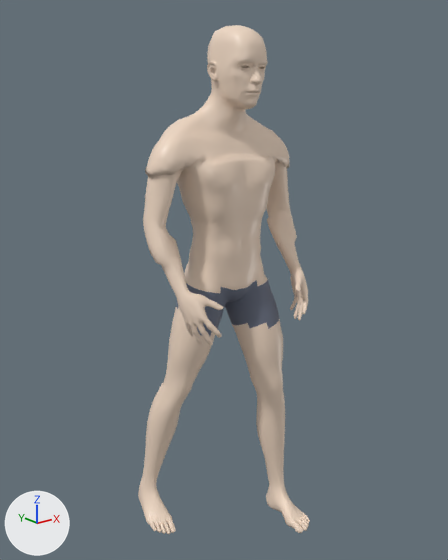
The glTF model assets/models/base-male.glb: old version first, new version second.
The view is the same before and after, from a 50 mm camera at (-1.342, -1.64, 1.667) aimed at (-0.005, 0.032, 0.998). Lighting does not change. The marker at lower left points along +X, +Y and +Z. The first picture is the older version. Vertices at exactly the same position are counted once.

Names of what the first picture shows: 'Body_male'.
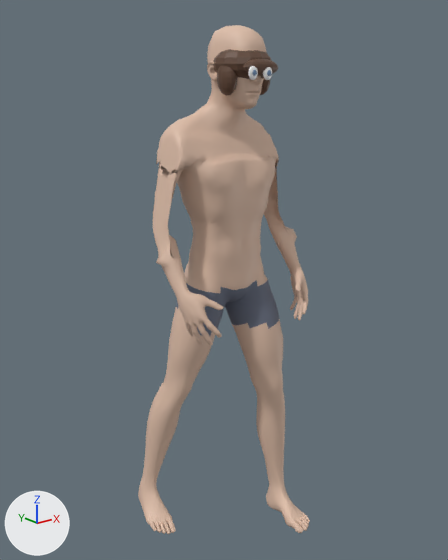
Pixel boxes [x1, y1, x2, y2] of what changed, in the pictures (448 x 560 px; the box of a moved part takes in the faces that stretch with it):
```json
{"object": "Body_male", "change": "recoloured, reshaped", "before": [138, 25, 310, 534], "after": [138, 25, 310, 534]}
{"part": 1, "of": "me_bodymesh", "change": "added", "after": [263, 67, 272, 80]}
{"part": 2, "of": "me_bodymesh", "change": "added", "after": [248, 66, 258, 80]}
{"part": 3, "of": "me_bodymesh", "change": "added", "after": [213, 49, 272, 79], "on screen": "brown"}
{"part": 4, "of": "me_bodymesh", "change": "added", "after": [243, 59, 278, 76]}
{"part": 5, "of": "me_bodymesh", "change": "added", "after": [260, 79, 270, 95], "on screen": "mostly hidden"}
{"part": 6, "of": "me_bodymesh", "change": "added", "after": [217, 66, 238, 96], "on screen": "brown"}
{"part": 7, "of": "me_bodymesh", "change": "moved or reshaped", "before": [143, 96, 297, 262], "after": [153, 97, 296, 262]}
```

Edits to the scene script, one JSON object a line:
```json
{"op": "set", "path": "mat_skin.base_color", "old": "(0.88, 0.7, 0.56)", "new": "(0.74, 0.52, 0.4)", "note": "beige #f1dac5 -> beige #dfbfaa"}
{"op": "add", "block": "mat_iris", "code": ["mat_iris = principled_material('Iris')", "mat_iris.base_color = (0.16, 0.26, 0.42)  # blue #6f8bad", "mat_iris.roughness = 0.18"]}
{"op": "add", "block": "mat_eyewhite", "code": ["mat_eyewhite = principled_material('EyeWhite')", "mat_eyewhite.base_color = (0.97, 0.97, 0.98)  # white #fcfcfd", "mat_eyewhite.roughness = 0.22"]}
{"op": "add", "block": "mat_hairbrown", "code": ["mat_hairbrown = principled_material('HairBrown')", "mat_hairbrown.base_color = (0.12, 0.06, 0.035)  # brown #614535", "mat_hairbrown.roughness = 0.4"]}
{"block": "me_bodymesh", "where": "# used by ob_body_male; location = (0.0, 0.0, 0.0)"}
{"op": "remove", "block": "me_bodymesh", "code": "me_bodymesh.from_pydata(...)  # 13380 vertices, 26756 faces; spans x -0.32..0.32, y -0.27..0.27, z 0.0..1.85"}
{"op": "add", "block": "me_bodymesh", "code": "me_bodymesh.from_pydata(...)  # 14208 vertices, 28380 faces; spans x -0.32..0.32, y -0.27..0.27, z 0.0..1.85"}
{"block": "me_bodymesh", "change": "me_bodymesh part 1: a new loose piece, a UV sphere (12 segments, 8 rings, poles along z) spanning x 0.012..0.048, y -0.148..-0.132, z 1.683..1.724, in mat_eyewhite (white #fcfcfd)"}
{"block": "me_bodymesh", "change": "me_bodymesh part 2: a new loose piece, a UV sphere (12 segments, 8 rings, poles along z) spanning x -0.048..-0.012, y -0.148..-0.132, z 1.683..1.724, in mat_eyewhite (white #fcfcfd)"}
{"block": "me_bodymesh", "change": "me_bodymesh part 3: a new loose piece, a UV sphere (14 segments, 10 rings, poles along z) spanning x -0.07..0.11, y -0.13..0.07, z 1.67..1.79, in mat_hairbrown (brown #614535)"}
{"block": "me_bodymesh", "change": "me_bodymesh part 4: a new loose piece, a UV sphere (14 segments, 10 rings, poles along z) spanning x -0.048..0.089, y -0.145..-0.095, z 1.696..1.746, in mat_hairbrown (brown #614535)"}
{"block": "me_bodymesh", "change": "me_bodymesh part 5: a new loose piece, a UV sphere (14 segments, 10 rings, poles along z) spanning x 0.063..0.118, y -0.08..0.0, z 1.636..1.746, in mat_hairbrown (brown #614535)"}
{"block": "me_bodymesh", "change": "me_bodymesh part 6: a new loose piece, a UV sphere (14 segments, 10 rings, poles along z) spanning x -0.077..-0.022, y -0.08..0.0, z 1.636..1.746, in mat_hairbrown (brown #614535)"}
{"block": "me_bodymesh", "change": "me_bodymesh part 7: 385 vertices moved from x -0.32..0.32, y -0.03..0.16, z 1.15..1.63 to x -0.27..0.25, y -0.03..0.16, z 1.15..1.63; 217 vertices removed from x -0.32..0.32, y -0.04..0.16, z 1.15..1.63; 217 vertices added at x -0.27..0.25, y -0.04..0.16, z 1.15..1.63"}
{"block": "me_bodymesh", "change": "other edits to the shape of me_bodymesh do not show in these pictures"}
{"op": "add", "block": "me_bodymesh", "code": "me_bodymesh.materials.append(mat_eyewhite)  # white #fcfcfd"}
{"op": "add", "block": "me_bodymesh", "code": "me_bodymesh.materials.append(mat_iris)  # blue #6f8bad"}
{"op": "add", "block": "me_bodymesh", "code": "me_bodymesh.materials.append(mat_hairbrown)  # brown #614535"}
```
